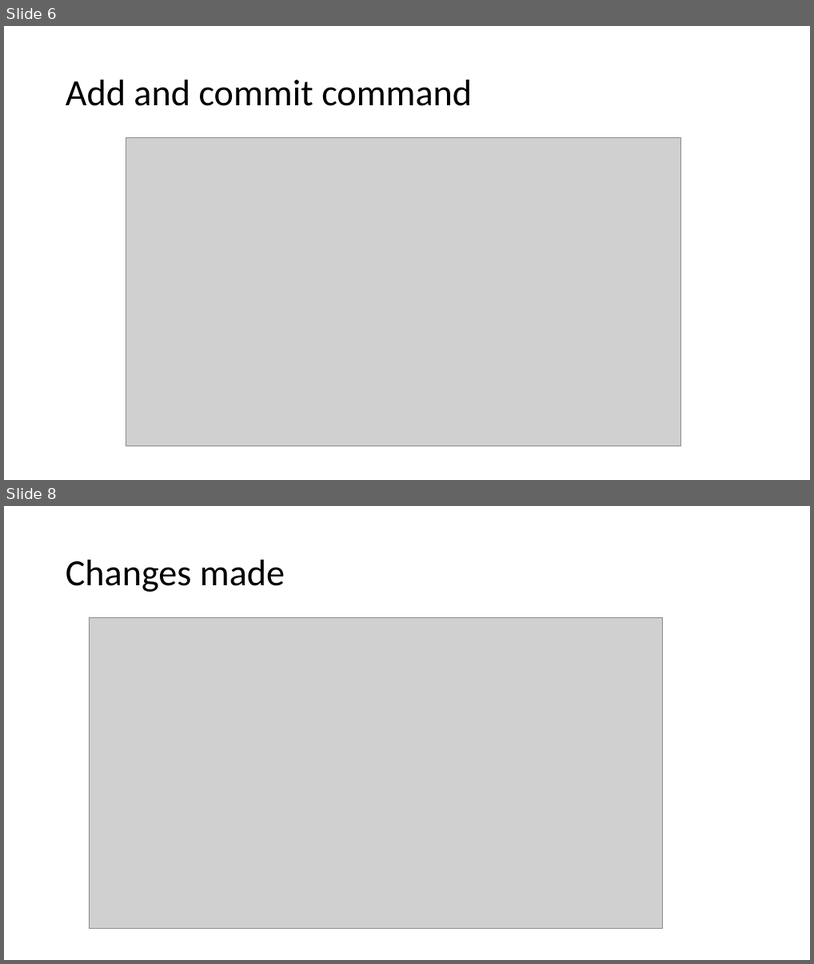
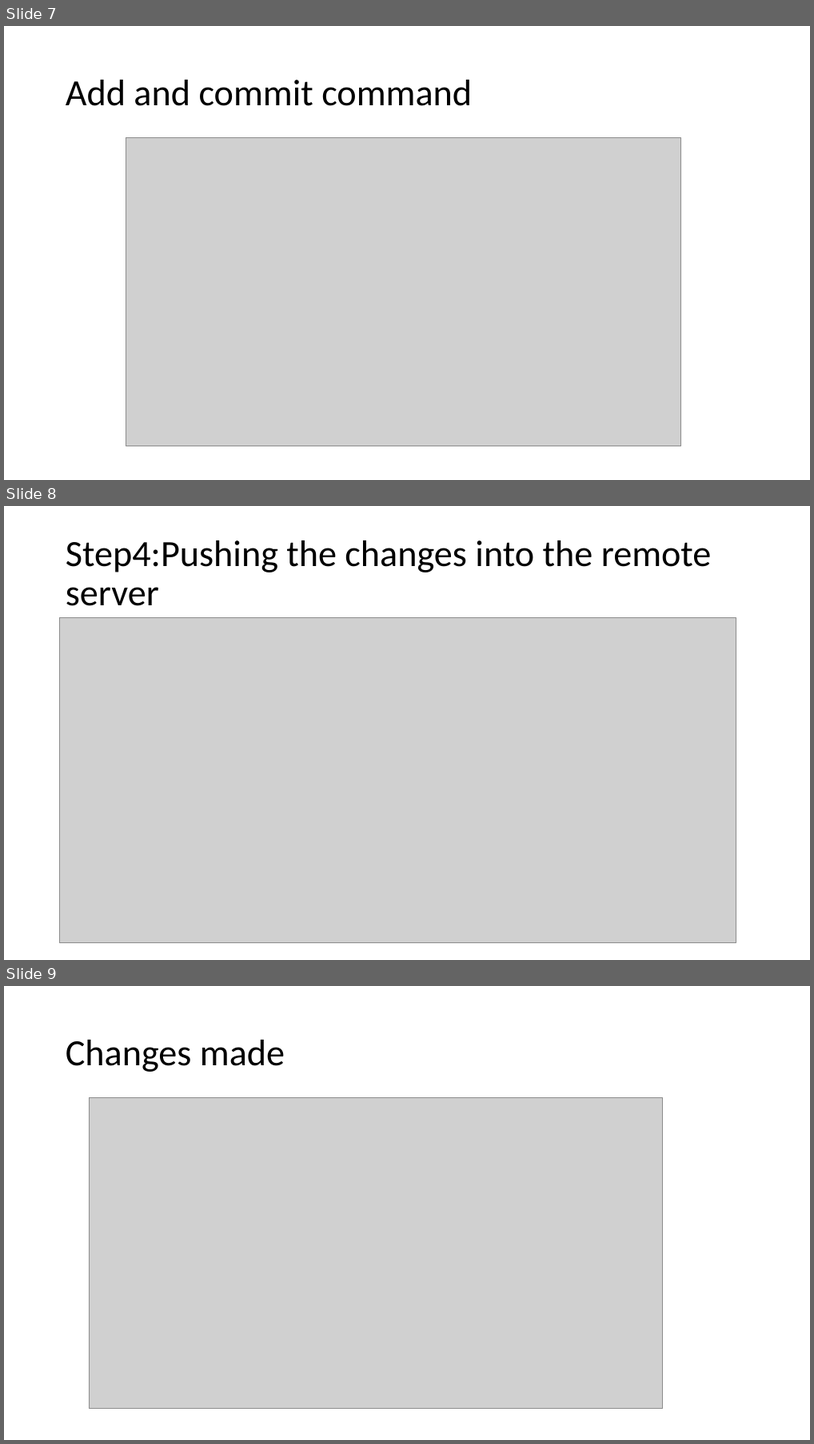
Before and after one commit to badrinath521/Kura-Badrinath, a slide deck: hometask1.pptx. Shown one above the other, each under a label of ours: slides 6 and 8 before the commit, slides 7, 8 and 9 after it; the slides between them are not shown. The pictures are 814x964 and 814x1444 pixels, drawn with LibreOffice and Linux fonts; fonts in the diff are those of the drawing; grey boxes stand for pictures. Boxes give left, top, right and bottom in pixels: in the first picture for what was removed or moved away, otherwise in the second. Text is boxed around its words. In the diff, an @@ line names an element or a change of style, - is before the commit and + after.

```diff
--- a/hometask1.pptx
+++ b/hometask1.pptx
@@ slide 8 added at [4,506,810,960], background #FFFFFF @@
@@ title added at [66,540,712,606], 44 pt, text #000000 @@
+Step4:Pushing the changes into the remote server
@@ picture added at [60,618,737,942] @@
@@ what was slide 6 is now slide 7 @@
@@ what was slide 8 is now slide 9 @@
```
Also in this commit, not shown: 1 slide changed, 3 other slides added, 2 slides removed.
